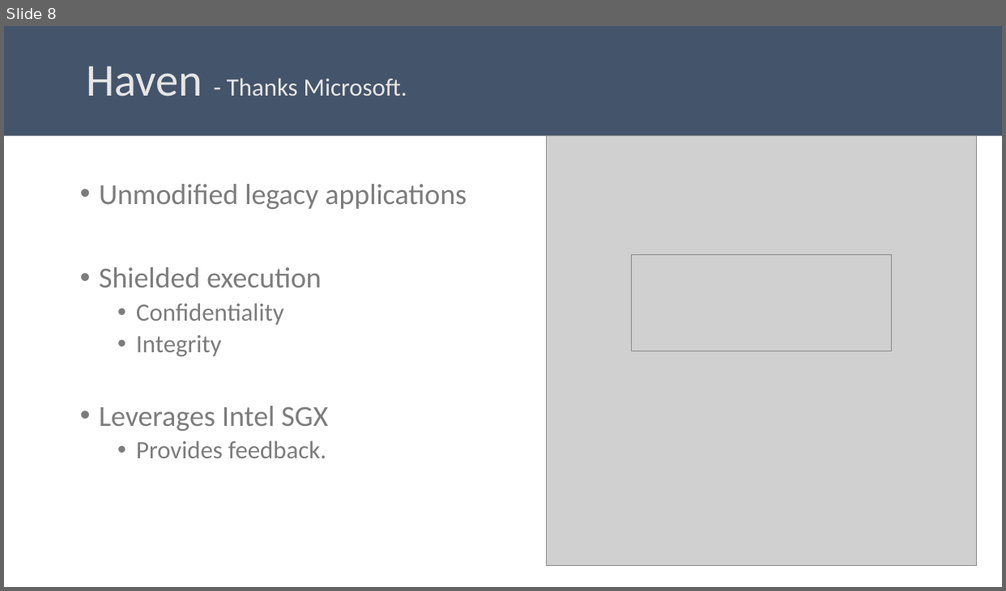
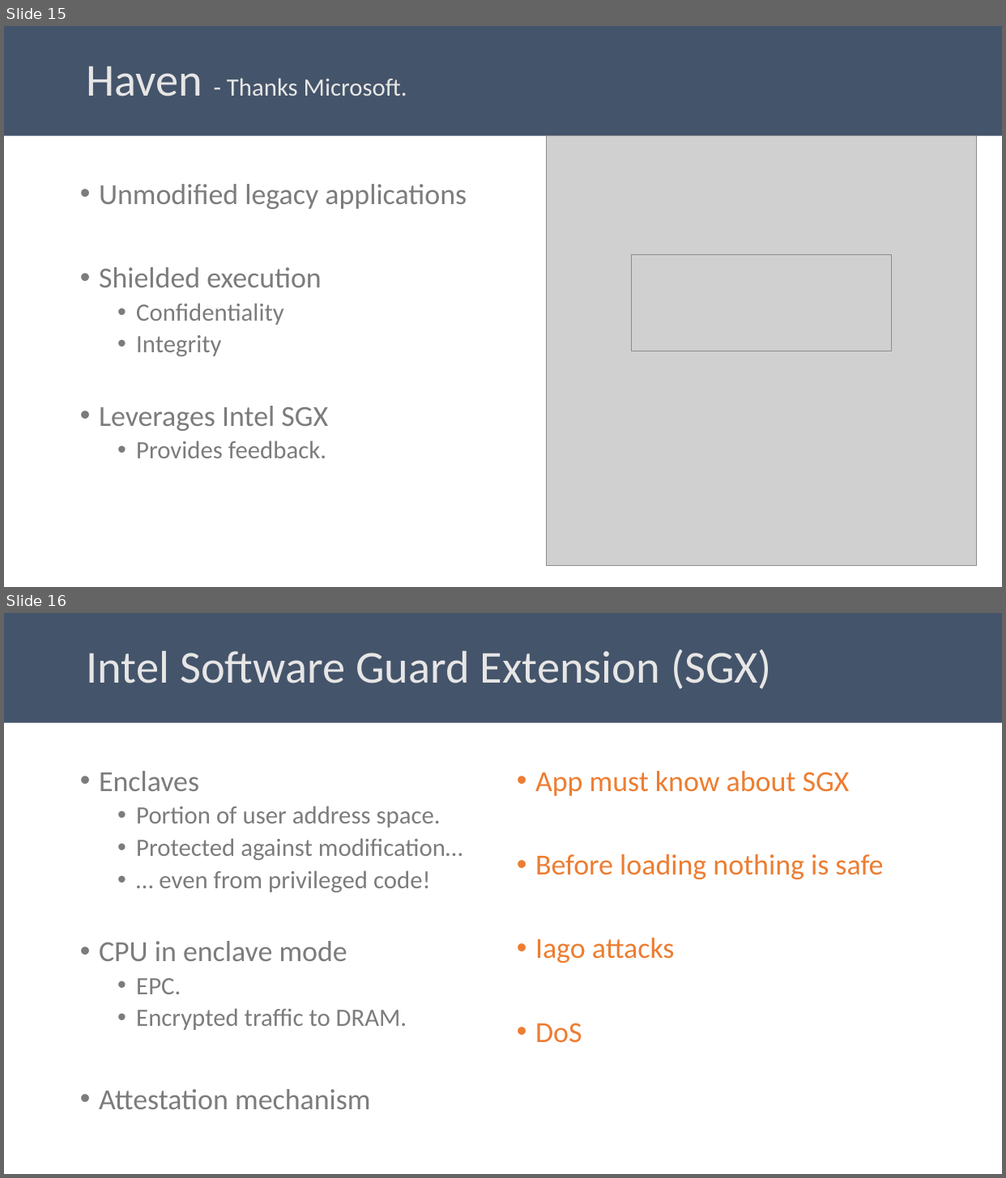
Before and after one commit to aghosn/CandidacyPresentation, a slide deck: CE_presentation.pptx. Shown one above the other, each under a label of ours: slide 8 before the commit, slides 15 and 16 after it. The pictures are 1006x591 and 1006x1178 pixels, drawn with LibreOffice and Linux fonts; fonts in the diff are those of the drawing; grey boxes stand for pictures. Boxes give left, top, right and bottom in pixels: in the first picture for what was removed or moved away, otherwise in the second. Text is boxed around its words. In the diff, an @@ line names an element or a change of style, - is before the commit and + after.

```diff
--- a/CE_presentation.pptx
+++ b/CE_presentation.pptx
@@ slide 16 added at (4, 613, 1002, 1174), background #FFFFFF @@
@@ title added at (4, 613, 1002, 723), fill #44546A, 44 pt, text #E7E6E6 @@
+Intel Software Guard Extension (SGX)
@@ text added at (99, 771, 462, 1110), 24 pt, text #7C7C7C @@
+• Enclaves
+  • Portion of user address space.
+  • Protected against modification…
+  • … even from privileged code!
+• CPU in enclave mode
+  • EPC.
+  • Encrypted traffic to DRAM.
+• Attestation mechanism
@@ text added at (535, 771, 883, 1043), 28 pt, text #ED7D31 @@
+• App must know about SGX
+• Before loading nothing is safe
+• Iago attacks
+• DoS
@@ what was slide 8 is now slide 15 @@
```
Also in this commit, not shown: 4 slides changed, 7 other slides added, 10 other files.
